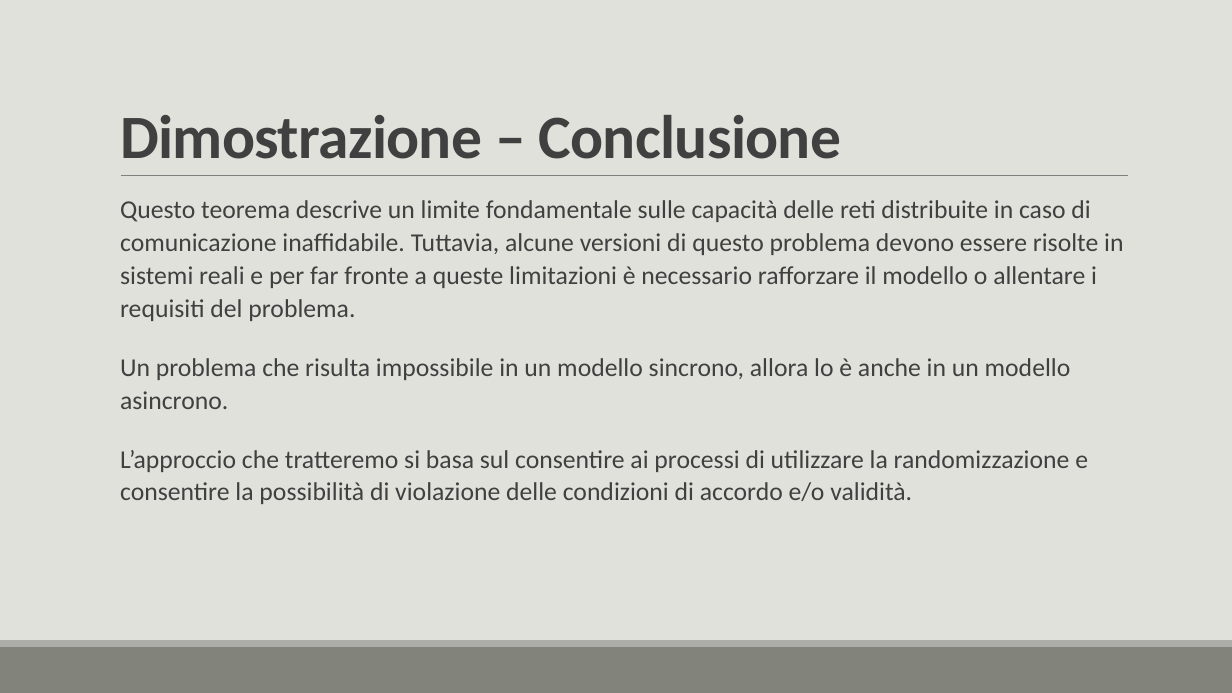
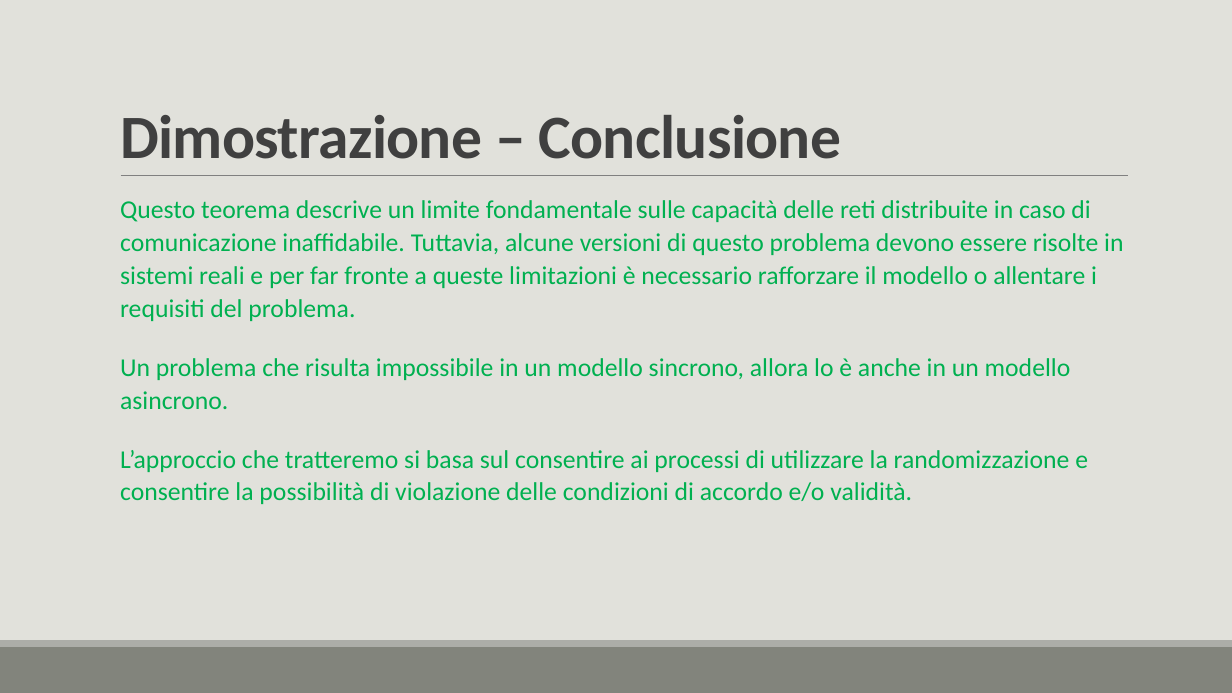
Before and after one commit to lory9894University/mcad, a slide deck: slide 21 of Prensentazione_V2.pptx. Drawn at 1232x693 pixels with LibreOffice and Linux fonts; fonts in the diff are those of the drawing. Boxes give left, top, right and bottom in pixels: in the first picture for what was removed or moved away, otherwise in the second. Text is boxed around its words. In the diff, an @@ line names an element or a change of style, - is before the commit and + after.

```diff
--- a/Prensentazione_V2.pptx
+++ b/Prensentazione_V2.pptx
@@ text "Questo teorema descrive un limite ..." at [120, 200, 1123, 504]: text colour #404040 to #00B050 @@
```
Also in this commit, not shown: 5 other slides changed.
